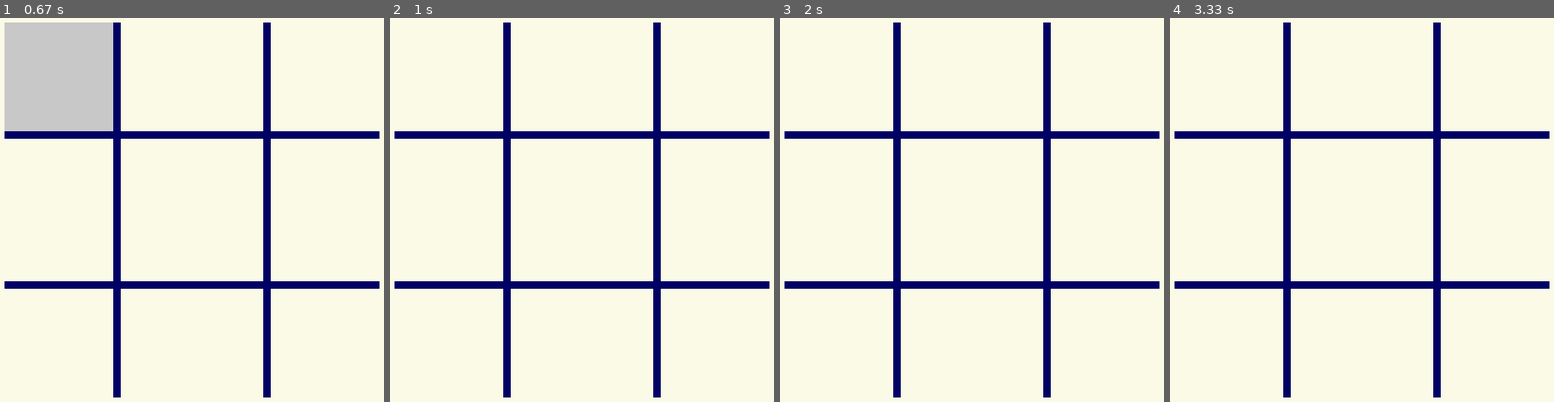
Above: before the commit, frames 1-4 (left to right).
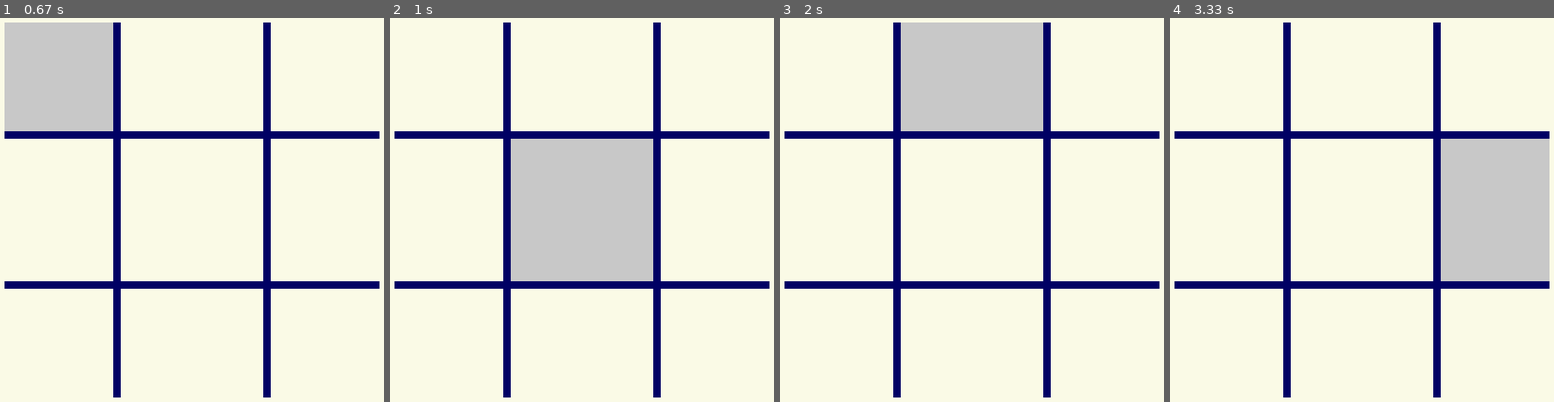
Above: after the commit, the same moments.

Repository: EvTheKnife/ComputerScience
Game: pygame game, started from Python/pygame/Almost TikTakToe.py
Same seed, same stepped clock (60 frames per second), same inputs: the game is played once before the commit and once after it.
Inputs (mouse positions are in pixels of both pictures, inside the frame that each line leads up to):
- Up to frame 1 (0.67 s): click (57, 75) at 0.38 s
- Up to frame 2 (1 s): click (585, 240) at 0.72 s
- Up to frame 3 (2 s): click (814, 44) at 1.55 s; click (983, 60) at 1.88 s
- Up to frame 4 (3.33 s): click (1227, 75) at 2.72 s; click (1481, 175) at 3.05 s

Frame 1 is identical in both runs. In frame 2, 14% of the frame differs, in the area x 31-69%, y 31-69%; in frame 3, 11%; in frame 4, 11%.

Commit message:
idk anymore its been so long since the last commit

Diff:
--- a/Python/pygame/Almost TikTakToe.py
+++ b/Python/pygame/Almost TikTakToe.py
@@ -53,14 +53,25 @@
 displaySurf.fill(BG_COLOR)
 
 BoardGroup = pygame.sprite.Group()
+HitBoxesGroup = pygame.sprite.Group()
 
 Vert_Line_1 = Lines(300, 300, 10, 500, LINE_COLOR)
 Vert_Line_2 = Lines(500, 300, 10, 500, LINE_COLOR)
 Horiz_Line_1 = Lines(400, 200, 500, 10, LINE_COLOR)
 Horiz_Line_2 = Lines(400, 400, 500, 10, LINE_COLOR)
 
+TLHitbox = HitBox(295, 50, 145, 145)
+MLHitbox = HitBox(295, 205, 145, 190)
+BLHitbox = HitBox(295, 405, 145, 145)
+TCHitbox = HitBox(495, 50, 190, 145)
+MCHitbox = HitBox(495, 205, 190, 190)
+BCHitbox = HitBox(495, 405, 190, 145)
+TRHitbox = HitBox(650, 50, 145, 145)
+MRHitbox = HitBox(650, 205, 145, 190)
+BRHitbox = HitBox(650, 405, 145, 145)
 
-TLHitbox = HitBox(295, 50, 145, 145)
+
+
 
 
 BoardGroup.add(Vert_Line_1, Vert_Line_2, Horiz_Line_1, Horiz_Line_2)
@@ -74,7 +85,19 @@
     for entity in BoardGroup:
         displaySurf.blit(entity.surf, entity.rect)
 
+
     displaySurf.blit(TLHitbox.surf, TLHitbox.rect)
+    displaySurf.blit(TCHitbox.surf, TCHitbox.rect)
+    displaySurf.blit(MLHitbox.surf, MLHitbox.rect)
+    displaySurf.blit(MCHitbox.surf, MCHitbox.rect)
+    displaySurf.blit(BLHitbox.surf, BLHitbox.rect)
+    displaySurf.blit(BCHitbox.surf, BCHitbox.rect)
+    displaySurf.blit(TRHitbox.surf, TRHitbox.rect)
+    displaySurf.blit(MRHitbox.surf, MRHitbox.rect)
+    displaySurf.blit(BRHitbox.surf, BRHitbox.rect)
+
+
+
 
     for event in pygame.event.get():
         if event.type == QUIT:
@@ -84,7 +107,18 @@
             if event.key == K_ESCAPE:
                 running = False
 
+
     TLHitbox = HitBox(295, 50, 145, 145)
+    MLHitbox = HitBox(295, 205, 145, 190)
+    BLHitbox = HitBox(295, 405, 145, 145)
+    TCHitbox = HitBox(495, 50, 190, 145)
+    MCHitbox = HitBox(495, 205, 190, 190)
+    BCHitbox = HitBox(495, 405, 190, 145)
+    TRHitbox = HitBox(650, 50, 145, 145)
+    MRHitbox = HitBox(650, 205, 145, 190)
+    BRHitbox = HitBox(650, 405, 145, 145)
+
+
 
 
     pygame.display.update()
Not shown, added: Web Dev/HTML CSS Final Project/index.html
Not shown, changed: Web Dev/Lab 2/index.html
Not shown, added: Web Dev/Lab 4/index.html
